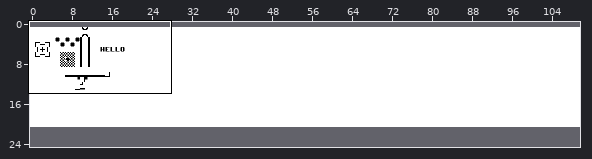
Two versions of a level (Tiled map, resources/tile-map.tmx). The picture above shows the old version from afar; the outline marks the close-up.
Close-up. Earlier state:
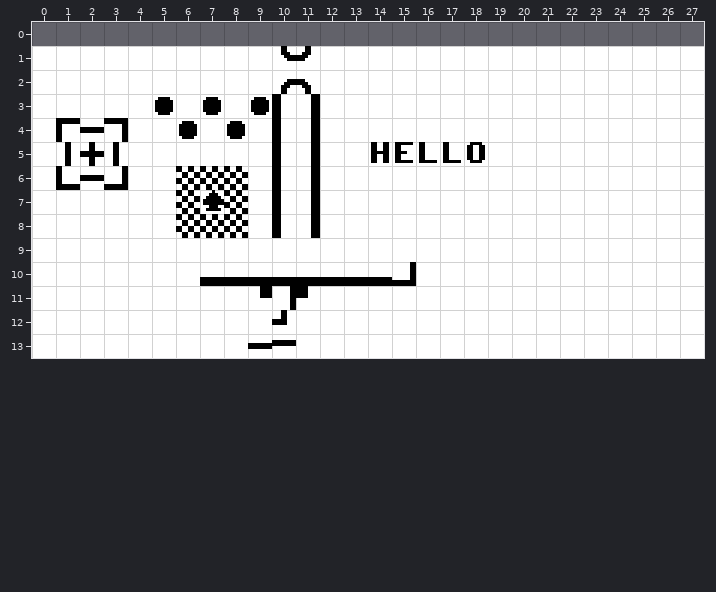
Cells are 8x8 px. Shown: x 0..27, y 0..13. The commit also changed other parts of the map, which this record leaves out. The old version is drawn lined up with the new one.
The same view after the edit:
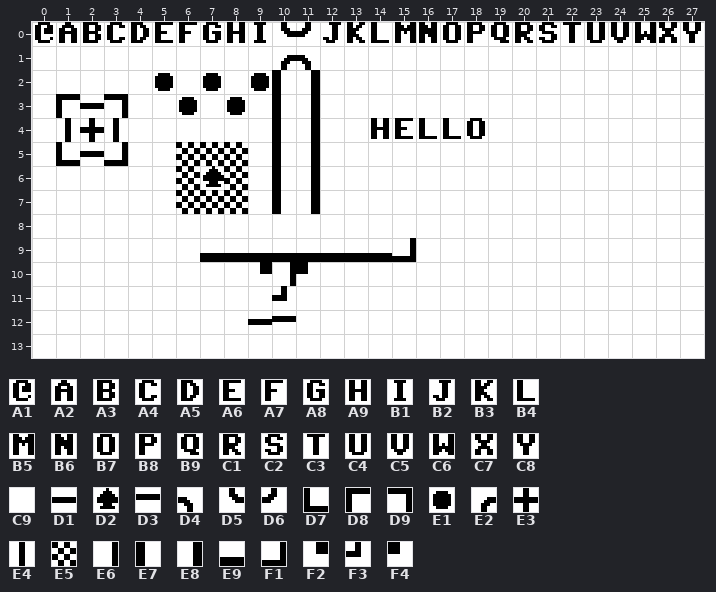
Key: from "charset-1": A1 0, A2 1, A3 2, A4 3, A5 4, A6 5, A7 6, A8 7, A9 8, B1 9, B2 10, B3 11, B4 12, B5 13, B6 14, B7 15, B8 16, B9 17, C1 18, C2 19, C3 20, C4 21, C5 22, C6 23, C7 24, C8 25, C9 32, D1 64, D2 65, D3 68, D4 73, D5 74, D6 75, D7 76, D8 79, D9 80, E1 81, E2 85, E3 91, E4 93, E5 102, E6 106, E7 117, E8 118, E9 121, F1 122, F2 124, F3 125, F4 126.
__ is an empty cell, .. an unchanged one.
Edits made:
map size 256x20 -> 256x25 cells (old content now starts at 0,1; both pictures use the new coordinates)
--- layer "Tile Layer 1"
@@ x 0..27 @@
- 0 __ __ __ __ __ __ __ __ __ __ __ __ __ __ __ __ __ __ __ __ __ __ __ __ __ __ __ __
- 1 .. .. .. .. .. .. .. .. .. .. D5 D6 .. .. .. .. .. .. .. .. .. .. .. .. .. .. .. ..
- 2 .. .. .. .. .. C9 .. C9 .. C9 E2 D4 .. .. .. .. .. .. .. .. .. .. .. .. .. .. .. ..
- 3 .. C9 C9 C9 .. E1 C9 E1 C9 E1 .. .. .. .. .. .. .. .. .. .. .. .. .. .. .. .. .. ..
- 4 .. D8 D1 D9 .. .. E1 .. E1 .. .. .. .. .. C9 C9 C9 C9 C9 .. .. .. .. .. .. .. .. ..
- 5 .. E4 E3 E4 .. .. C9 C9 C9 .. .. .. .. .. A9 A6 B4 B4 B7 .. .. .. .. .. .. .. .. ..
- 6 .. D7 D1 F1 .. .. .. E5 .. .. .. .. .. .. .. .. .. .. .. .. .. .. .. .. .. .. .. ..
- 7 .. .. .. .. .. .. .. D2 .. .. .. .. .. .. .. .. .. .. .. .. .. .. .. .. .. .. .. ..
- 8 .. .. .. .. .. .. E5 E5 E5 .. E7 E8 .. .. .. .. .. .. .. .. .. .. .. .. .. .. .. ..
- 9 .. .. .. .. .. .. .. C9 C9 C9 C9 C9 C9 C9 C9 C9 .. .. .. .. .. .. .. .. .. .. .. ..
-10 .. .. .. .. .. .. .. E9 E9 E9 E9 E9 E9 E9 E9 F1 .. .. .. .. .. .. .. .. .. .. .. ..
-11 .. .. .. .. .. .. .. .. .. F2 E6 F4 .. .. .. .. .. .. .. .. .. .. .. .. .. .. .. ..
-12 .. .. .. .. .. .. .. .. .. C9 F3 .. .. .. .. .. .. .. .. .. .. .. .. .. .. .. .. ..
-13 .. .. .. .. .. .. .. .. .. D1 D3 .. .. .. .. .. .. .. .. .. .. .. .. .. .. .. .. ..
+ 0 A1 A2 A3 A4 A5 A6 A7 A8 A9 B1 D5 D6 B2 B3 B4 B5 B6 B7 B8 B9 C1 C2 C3 C4 C5 C6 C7 C8
+ 1 .. .. .. .. .. .. .. .. .. .. E2 D4 .. .. .. .. .. .. .. .. .. .. .. .. .. .. .. ..
+ 2 .. .. .. .. .. E1 .. E1 .. E1 E7 E8 .. .. .. .. .. .. .. .. .. .. .. .. .. .. .. ..
+ 3 .. D8 D1 D9 .. C9 E1 C9 E1 C9 .. .. .. .. .. .. .. .. .. .. .. .. .. .. .. .. .. ..
+ 4 .. E4 E3 E4 .. .. C9 .. C9 .. .. .. .. .. A9 A6 B4 B4 B7 .. .. .. .. .. .. .. .. ..
+ 5 .. D7 D1 F1 .. .. E5 E5 E5 .. .. .. .. .. C9 C9 C9 C9 C9 .. .. .. .. .. .. .. .. ..
+ 6 .. C9 C9 C9 .. .. .. D2 .. .. .. .. .. .. .. .. .. .. .. .. .. .. .. .. .. .. .. ..
+ 7 .. .. .. .. .. .. .. E5 .. .. .. .. .. .. .. .. .. .. .. .. .. .. .. .. .. .. .. ..
+ 8 .. .. .. .. .. .. C9 C9 C9 .. C9 C9 .. .. .. .. .. .. .. .. .. .. .. .. .. .. .. ..
+ 9 .. .. .. .. .. .. .. E9 E9 E9 E9 E9 E9 E9 E9 F1 .. .. .. .. .. .. .. .. .. .. .. ..
+10 .. .. .. .. .. .. .. C9 C9 F2 E6 F4 C9 C9 C9 C9 .. .. .. .. .. .. .. .. .. .. .. ..
+11 .. .. .. .. .. .. .. .. .. C9 F3 C9 .. .. .. .. .. .. .. .. .. .. .. .. .. .. .. ..
+12 .. .. .. .. .. .. .. .. .. D1 D3 .. .. .. .. .. .. .. .. .. .. .. .. .. .. .. .. ..
+13 .. .. .. .. .. .. .. .. .. C9 C9 .. .. .. .. .. .. .. .. .. .. .. .. .. .. .. .. ..
Boxes around the changes in both close-ups, in picture pixels (x1, y1, x2, y2):
changed: (32, 22, 704, 349)
